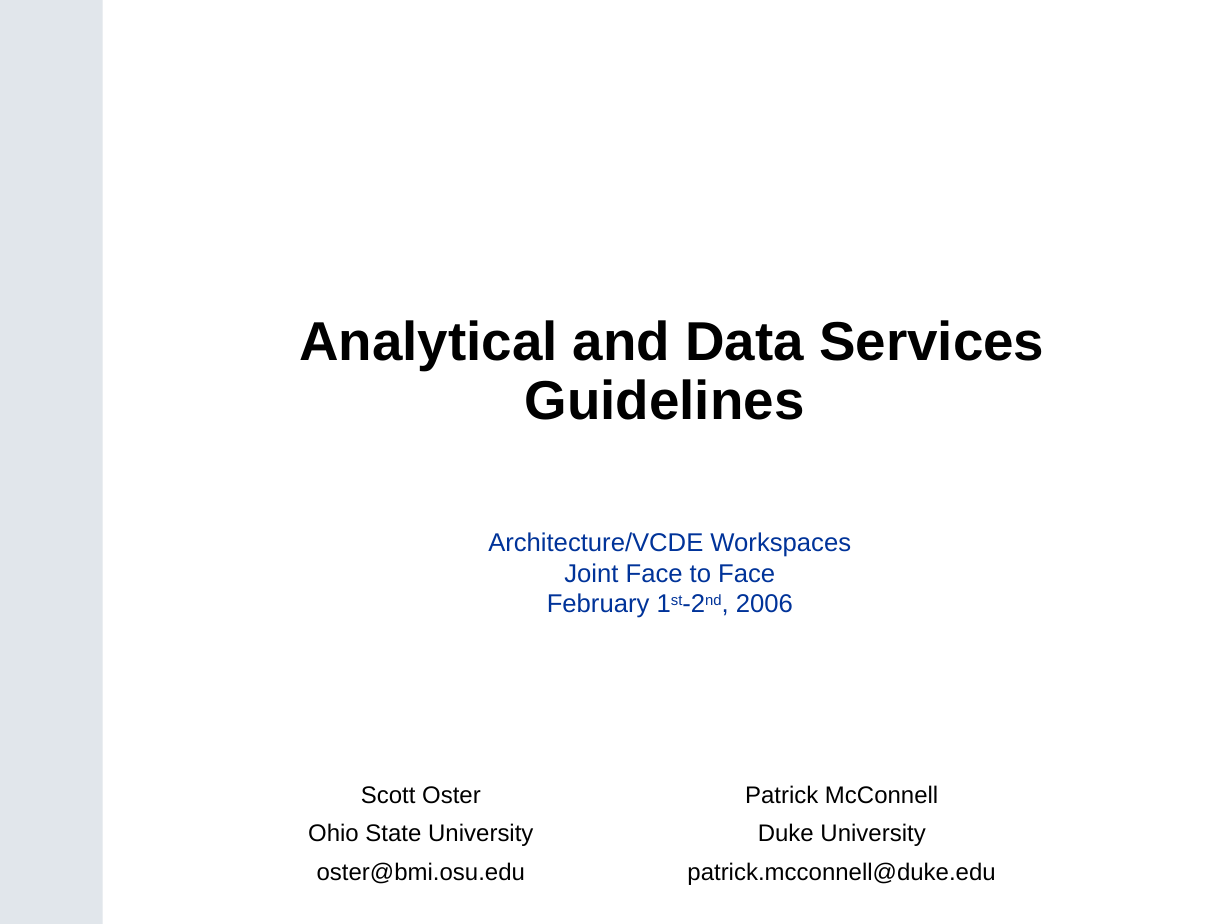
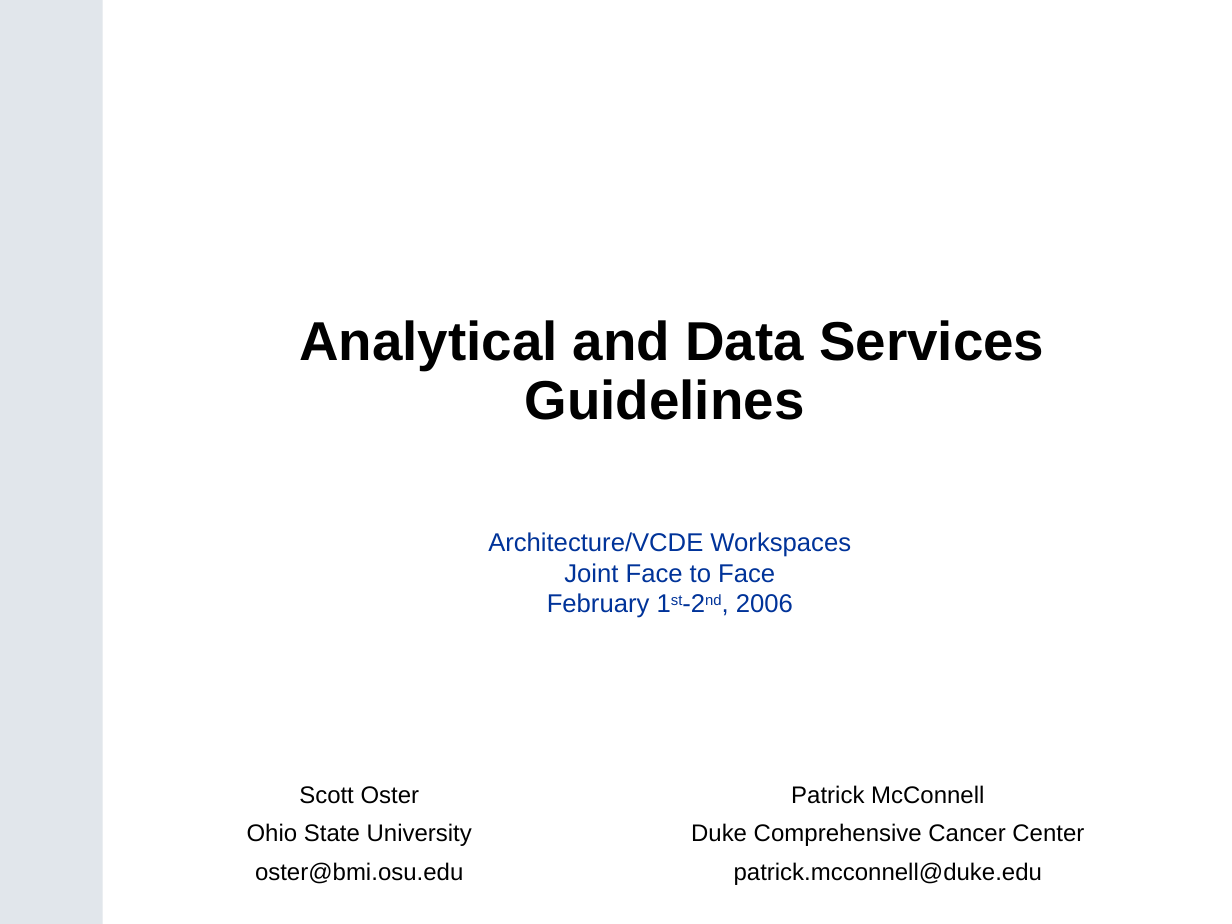
Before and after one commit to NCIP/cagrid-docs, a slide deck: slide 1 of presentations/200602_VCDE_ARCH/Service_Guidlines_Arch_VCDE_Feb2.ppt. Drawn at 1232x924 pixels with LibreOffice and Linux fonts; fonts in the diff are those of the drawing; background and template pictures are left out. Boxes give left, top, right and bottom in pixels: in the first picture for what was removed or moved away, otherwise in the second. Text is boxed around its words. In the diff, an @@ line names an element or a change of style, - is before the commit and + after.

```diff
--- a/presentations/200602_VCDE_ARCH/Service_Guidlines_Arch_VCDE_Feb2.ppt
+++ b/presentations/200602_VCDE_ARCH/Service_Guidlines_Arch_VCDE_Feb2.ppt
@@ text "Scott Oster" moved from (x1=308, y1=786, x2=533, y2=884) to (x1=247, y1=786, x2=472, y2=884) @@
@@ text at (x1=691, y1=823, x2=1084, y2=846): text changed @@
-Duke University
+Duke Comprehensive Cancer Center
```
Also in this commit, not shown: 3 other slides changed, 18 slides added, 6 slides removed.
